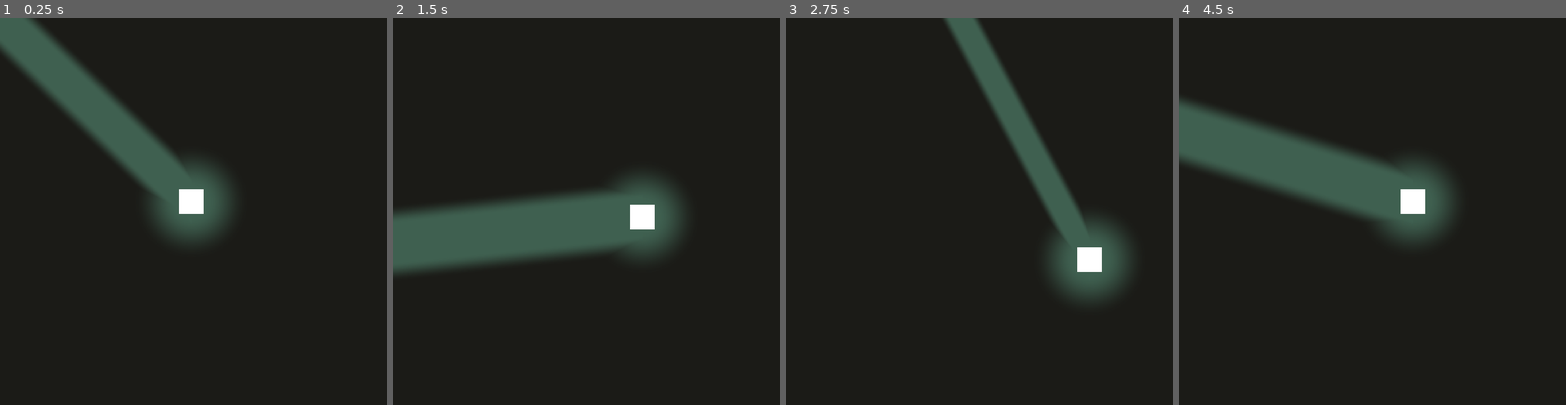
Above: before the commit, frames 1-4 (left to right).
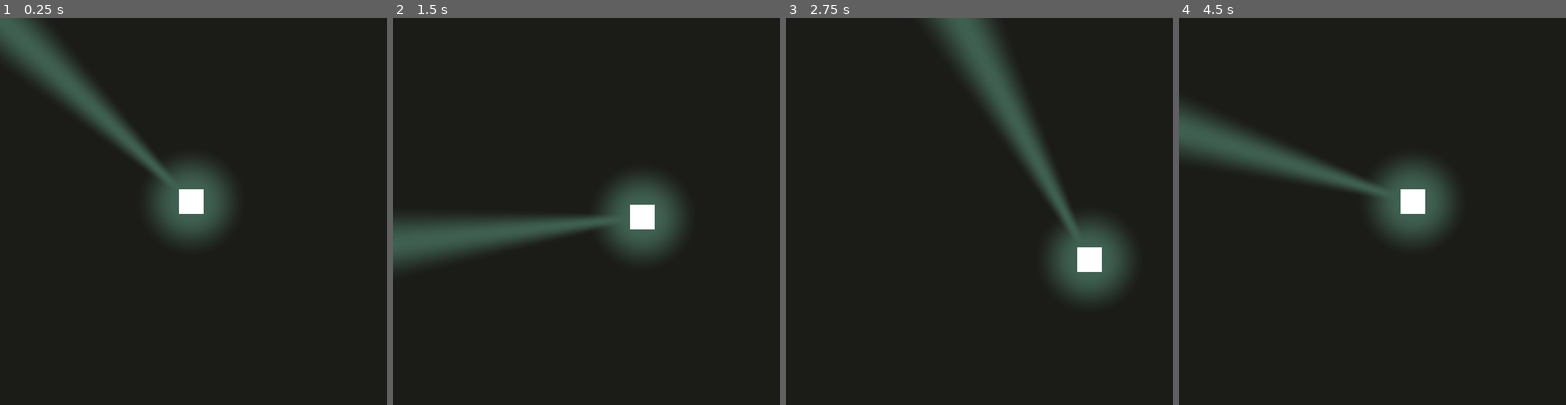
Above: after the commit, the same moments.

Repository: nolenroyalty/flashlight-survivors
Game: Godot game, scene res://Main.tscn
Two runs of this game, one before a commit and one after it. Both use one fixed random seed, a clock stepped at 60 frames per second and the inputs below.
Inputs (mouse positions are in pixels of both pictures, inside the frame that each line leads up to):
- Up to frame 1 (0.25 s): no input
- Up to frame 2 (1.5 s): tap Enter at 0.5 s; move the mouse to (671, 192) at 0.52 s; hold D (player_right) 0.53-1.28 s; move the mouse to (509, 230) at 1.27 s; hold S (player_down) from 1.28 s (still down)
- Up to frame 3 (2.75 s): move the mouse to (1018, 126) at 2.02 s; release S (player_down) at 2.03 s; hold D (player_right) from 2.03 s (still down)
- Up to frame 4 (4.5 s): move the mouse to (1353, 288) at 2.77 s; release D (player_right) at 2.78 s; hold W (player_up) 2.78-3.53 s; move the mouse to (1488, 269) at 3.52 s; hold A (player_left) from 3.53 s (still down); move the mouse to (1256, 153) at 4.27 s

The runs differ from the first frame. In frame 1, 3.1% of the frame differs, in the area x 4-47%, y 4-46%; in frame 2, 6.1%, in the area x 0-59%, y 44-66%; in frame 3, 1.9%; in frame 4, 5.6%.

Commit message:
functional-ish shader

Diff:
--- a/darkness/Darkness.tscn
+++ b/darkness/Darkness.tscn
@@ -6,37 +6,46 @@
 [sub_resource type="Shader" id=1]
 code = "shader_type canvas_item;
 
+const float max_dist = 1.41421;
+const float PI = 3.1415926;
+
 uniform vec2 player_pos = vec2(0.5, 0.5);
 uniform vec2 flashlight_direction = vec2(1.0, 0.0);
 uniform float player_light_radius = 0.1;
+uniform float max_beam_width = 0.1;
 
-float yclose(vec2 uv) {
-	float xdelta = uv.x - player_pos.x;
-	float pos = step(0.0, flashlight_direction.x) * step(0.0, xdelta);
-	float neg = step(flashlight_direction.x, 0.0) * step(xdelta, 0.0);
-	float mult = pos + neg;
-	float maxw = step(mult, 0.1);
 
-	float slope = flashlight_direction.y / flashlight_direction.x;
-	float desired_y = player_pos.y + xdelta * slope;
-	// float dist = abs(distance(uv, vec2()))
-	float dist = abs(uv.y - desired_y);
-	return max(maxw, smoothstep(0.05, 0.1, dist));
+float beamdist(vec2 uv) {
+	float desired_angle = atan(flashlight_direction.y, flashlight_direction.x);
+	vec2 dist = uv - (player_pos - (flashlight_direction * 0.05));
+	dist = normalize(dist);
+	float my_angle = atan(dist.y, dist.x);
+	float diff1 = abs(my_angle - desired_angle);
+	float diff2 = abs(diff1 - 2.0 * PI);
+	float diff = min(diff1, diff2);
+	return smoothstep(0.0, 0.15, diff);
 }
 
 void fragment () {
+	COLOR = texture(TEXTURE, UV);
+
 	float dist = abs(distance(UV, player_pos));
 	float radius = smoothstep(player_light_radius / 4.0, player_light_radius, dist);
-	COLOR = texture(TEXTURE, UV);
-	//COLOR.a = 1.0;
+	float beamclose = beamdist(UV);
+	COLOR.a = radius * beamclose;
+//
+//	float beamclose = 1.0 - beamdist(UV);
+//	radius = 1.0 - radius;
+//	float alpha =smoothstep(0.0, 1.0, 1.0 - beamclose - radius);
+//	float dist2 = abs(distance(UV, flashlight_direction));
+//	COLOR.a = alpha;
 
-	float beamclose = yclose(UV);
-	float dist2 = abs(distance(UV, flashlight_direction));
-	COLOR.a = min(radius, beamclose);
-	//COLOR.a += (1.0 - beamclose);
-	//COLOR.a += beamclose;
-	// COLOR = texture(TEXTURE, UV);
-	// COLOR.a = 1.0;
+//	vec2 foo = normalize(vec2(0.5, -0.5));
+//	float angle = atan(foo.y, foo.x);
+//	float yup = step(UV.y, 0.1) * step(UV.x, 0.1) * step(3.1, angle);
+//	COLOR.r = 1.0 * yup + COLOR.r;
+//	float dup = step(0.9, UV.y) * step(UV.x, 0.1) * step(-PI / 2.0, angle);
+//	COLOR.b = 1.0 * dup + COLOR.b;
 }"
 
 [sub_resource type="ShaderMaterial" id=2]
@@ -44,6 +53,7 @@
 shader_param/player_pos = Vector2( 0, 0 )
 shader_param/flashlight_direction = Vector2( 1, 0 )
 shader_param/player_light_radius = 0.1
+shader_param/max_beam_width = 0.1
 
 [node name="Darkness" type="Node2D"]
 script = ExtResource( 1 )
